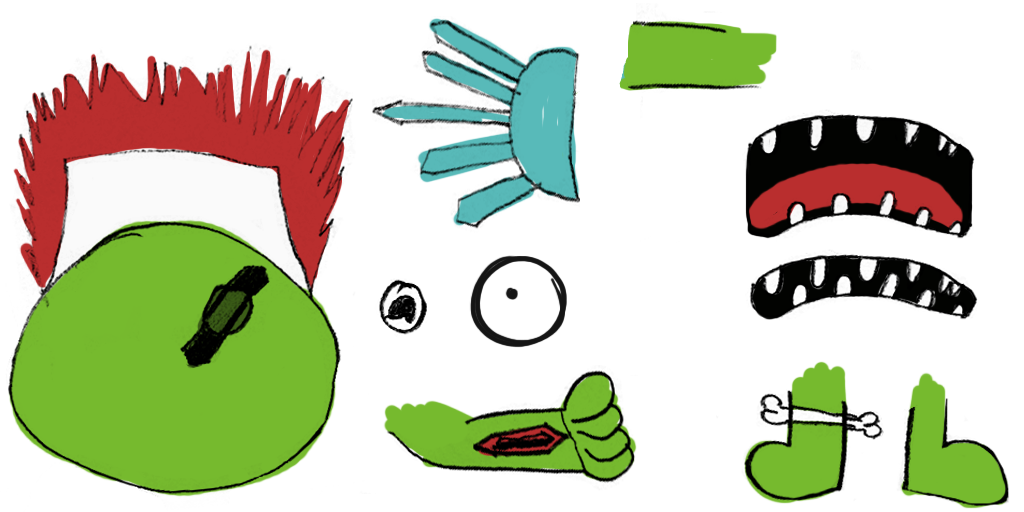
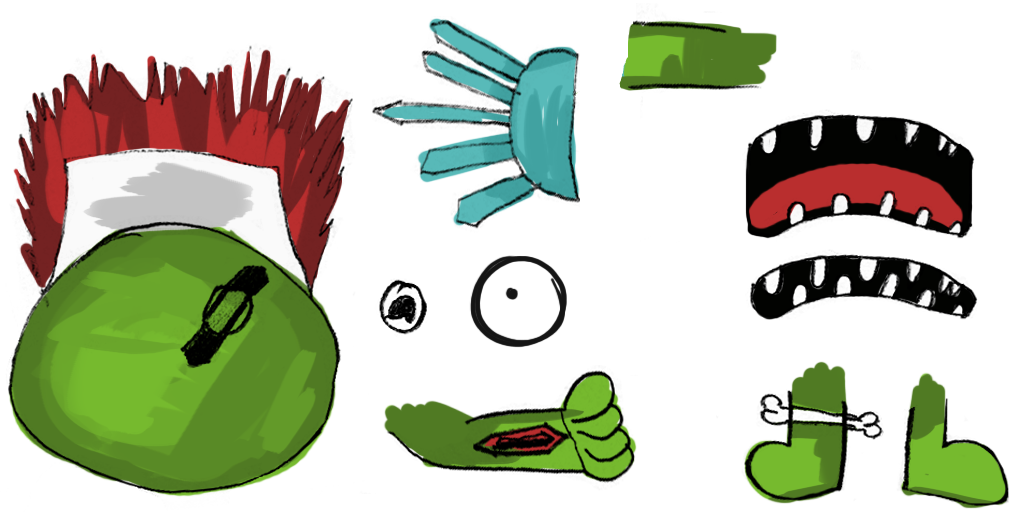
Revision of a layered (1024, 512) image; what changed, layer by layer:
added layer "detail" above "Colours" over [9, 20, 1005, 509]
added layer "Layer 4" above "colours behind" over [16, 49, 350, 305]
